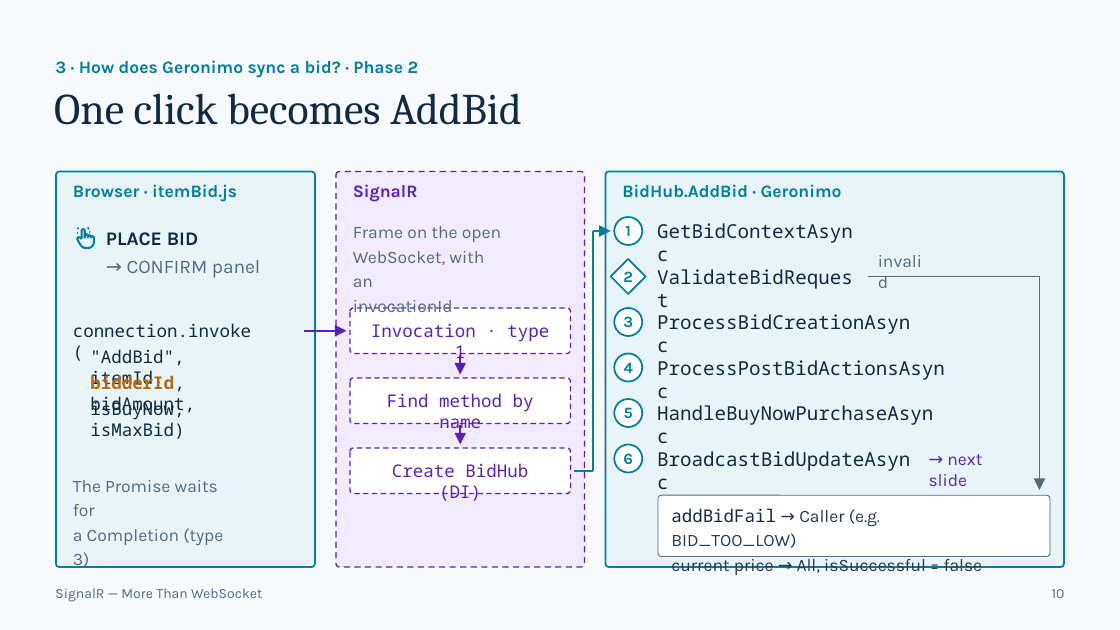
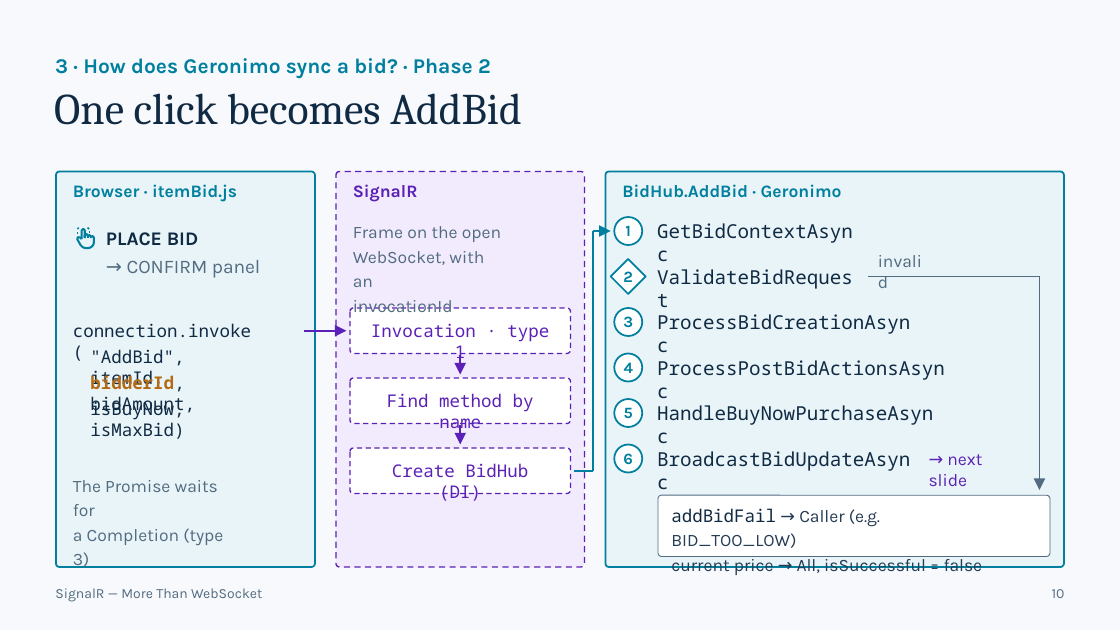
Before and after one commit to Daniiislo/TechSharing, a slide deck: slide 10 of SignalR/presentation/SignalR - More Than WebSocket.pptx. Drawn at 1120x630 pixels with LibreOffice and Linux fonts; fonts in the diff are those of the drawing. Boxes give left, top, right and bottom in pixels: in the first picture for what was removed or moved away, otherwise in the second. Text is boxed around its words. In the diff, an @@ line names an element or a change of style, - is before the commit and + after.

```diff
--- a/SignalR/presentation/SignalR - More Than WebSocket.pptx
+++ b/SignalR/presentation/SignalR - More Than WebSocket.pptx
@@ text "3 · How does Geronimo ..." at <box>55,58,491,79</box>: size 15 to 18 pt @@
```
Also in this commit, not shown: 12 other slides changed, 2 slides added, 2 slides removed, 38 other files.
